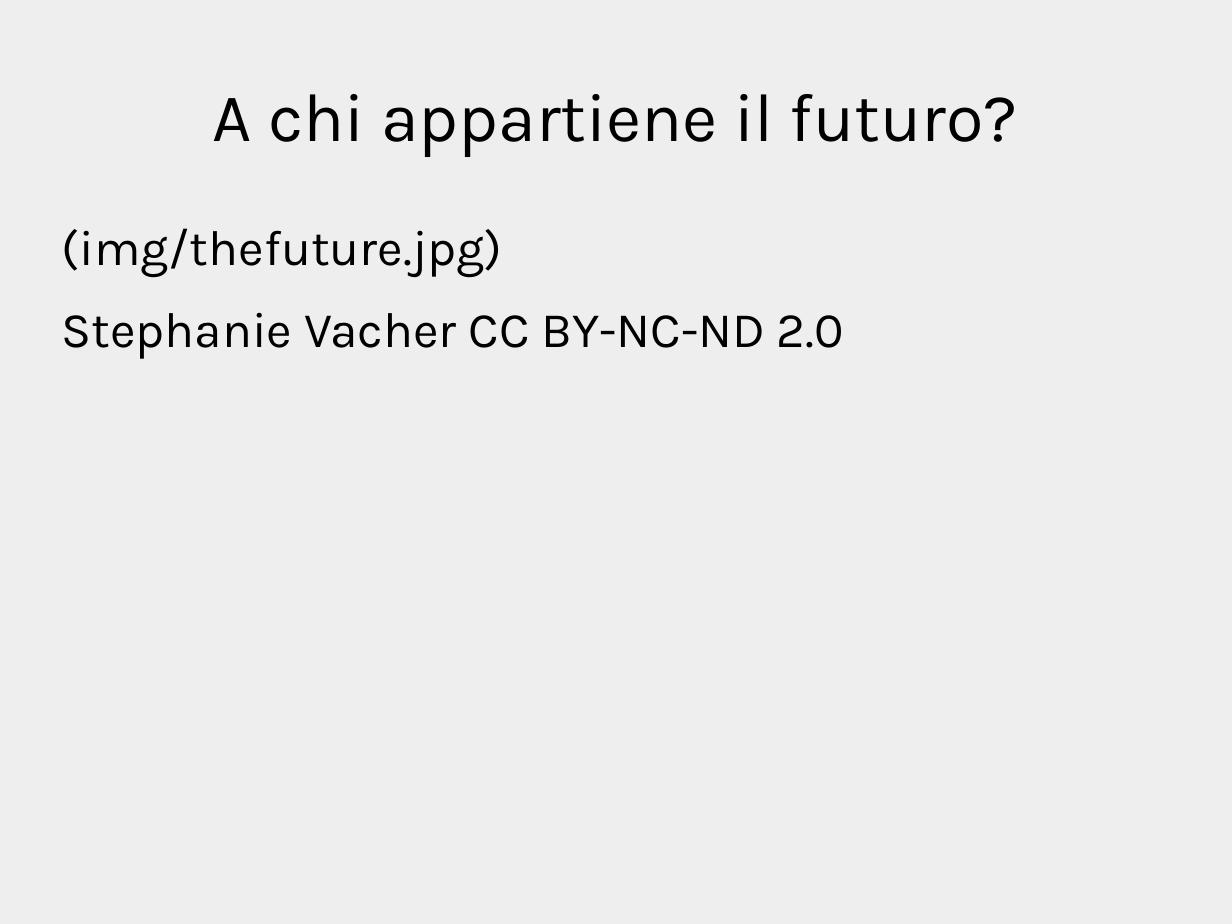
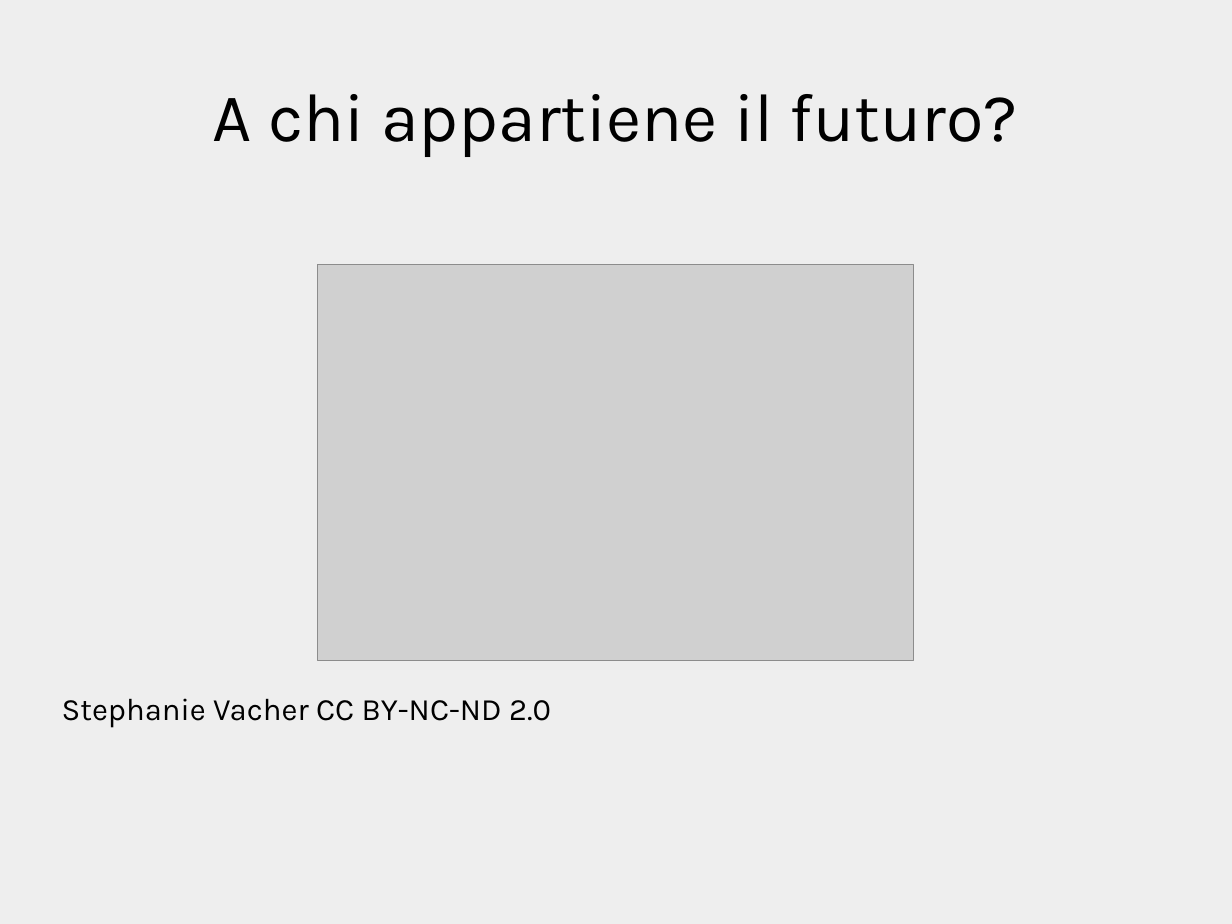
Before and after one commit to xrmx/tcs-sviluppocollaborativo, a slide deck: slide 17 of sviluppo.odp. Drawn at 1232x924 pixels with LibreOffice and Linux fonts; fonts in the diff are those of the drawing; grey boxes stand for pictures. Boxes give left, top, right and bottom in pixels: in the first picture for what was removed or moved away, otherwise in the second. Text is boxed around its words. In the diff, an @@ line names an element or a change of style, - is before the commit and + after.

```diff
--- a/sviluppo.odp
+++ b/sviluppo.odp
@@ text "Stephanie Vacher CC BY-NC-ND 2.0" at box(62, 698, 551, 728): size 32 to 20 pt @@
@@ text at box(62, 228, 503, 278): paragraph removed @@
-(img/thefuture.jpg)
@@ picture added at box(318, 264, 913, 660) @@
```
Also in this commit, not shown: 10 other slides changed, 1 slide added, 1 slide removed, 1 other file.
